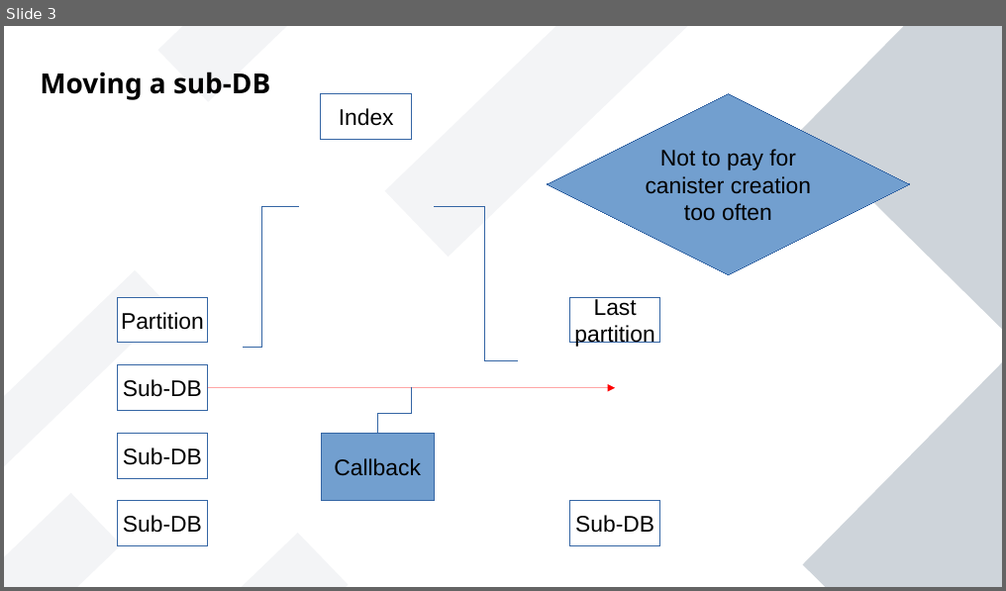
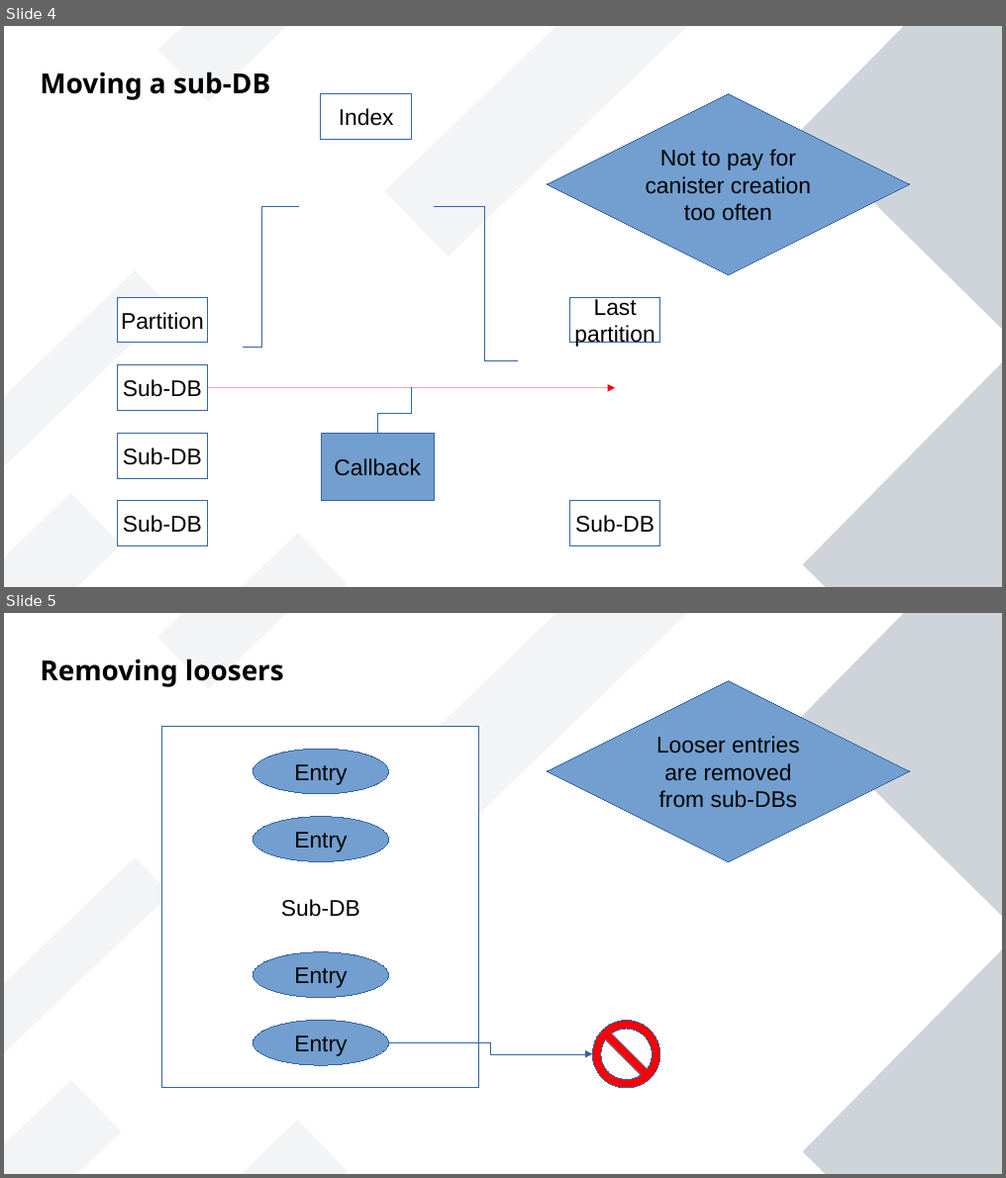
Before and after one commit to vporton/NacDB, a slide deck: docs/presentation.odp. Shown one above the other, each under a label of ours: slide 3 before the commit, slides 4 and 5 after it. The pictures are 1006x591 and 1006x1178 pixels, drawn with LibreOffice and Linux fonts; fonts in the diff are those of the drawing. Boxes give left, top, right and bottom in pixels: in the first picture for what was removed or moved away, otherwise in the second. Text is boxed around its words. In the diff, an @@ line names an element or a change of style, - is before the commit and + after.

```diff
--- a/docs/presentation.odp
+++ b/docs/presentation.odp
@@ slide 5 added at [4, 613, 1002, 1174], background #FFFFFF; not listed: 7 template elements that a slide beside it also shows @@
@@ text added at [40, 659, 284, 687], 22 pt, text #000000, bold @@
+Removing loosers
@@ diamond added at [548, 681, 910, 862], fill #729FCF, outline #3465A4 0 pt, 18 pt, text #000000 @@
+Looser entries
+are removed
+from sub-DBs
@@ rectangle added at [162, 726, 479, 1088], fill #FFFFFF, outline #3465A4 0 pt, 18 pt, text #000000 @@
+Sub-DB
@@ ellipse added at [253, 749, 389, 794], fill #729FCF, outline #3465A4 0 pt, 18 pt, text #000000 @@
+Entry
@@ ellipse added at [253, 817, 389, 862], fill #729FCF, outline #3465A4 0 pt, 18 pt, text #000000 @@
+Entry
@@ ellipse added at [253, 953, 389, 998], fill #729FCF, outline #3465A4 0 pt, 18 pt, text #000000 @@
+Entry
@@ ellipse added at [253, 1021, 389, 1065], fill #729FCF, outline #3465A4 0 pt, 18 pt, text #000000 @@
+Entry
@@ no-entry sign added at [593, 1021, 660, 1088], fill #FF0000, outline #3465A4 0 pt @@
@@ elbow arrow added from (389, 1043) to (593, 1055), #3465A4 0 pt @@
@@ what was slide 3 is now slide 4 @@
```
Also in this commit, not shown: 1 other slide added.
